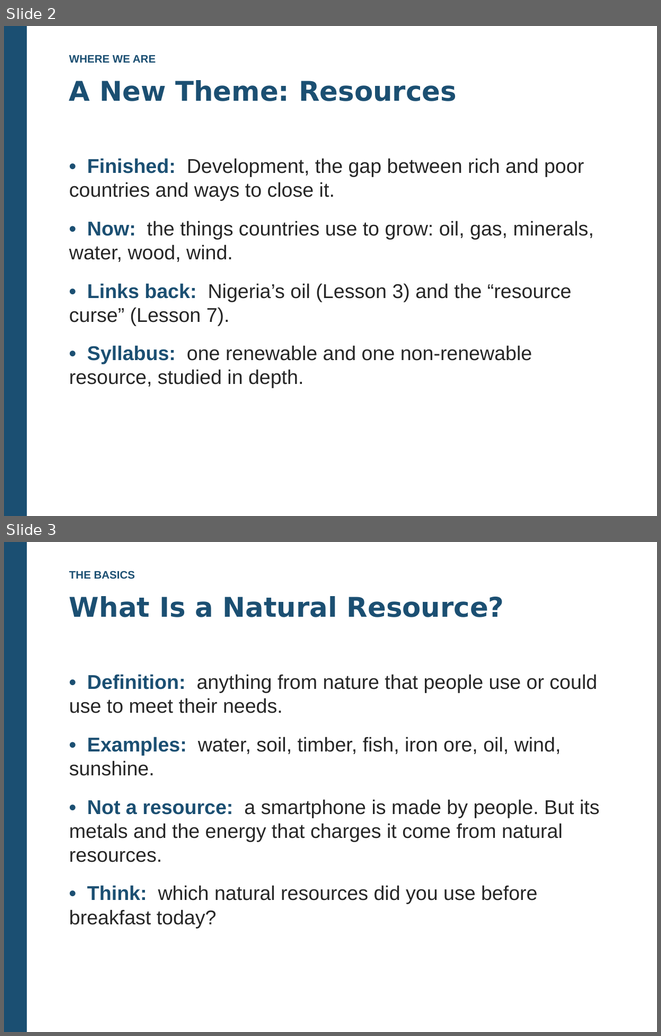
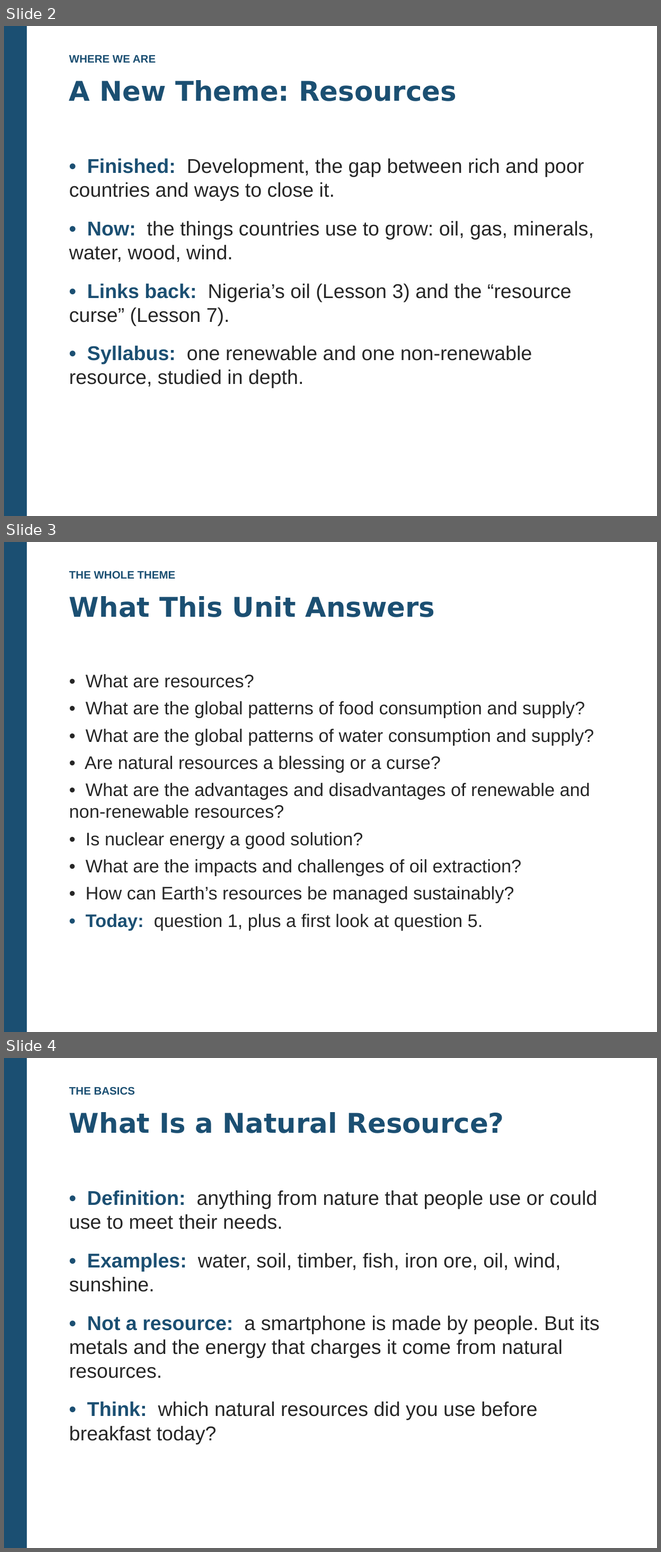
Before and after one commit to kalzei/seeh, a slide deck: materials/s6/geo/9.EN_Geo_NaturalResources_L9_WhatAreResources.pptx. Shown one above the other, each under a label of ours: slides 2 and 3 before the commit, slides 2, 3 and 4 after it. The pictures are 661x1036 and 661x1552 pixels, drawn with LibreOffice and Linux fonts; fonts in the diff are those of the drawing. Boxes give left, top, right and bottom in pixels: in the first picture for what was removed or moved away, otherwise in the second. Text is boxed around its words. In the diff, an @@ line names an element or a change of style, - is before the commit and + after.

```diff
--- a/materials/s6/geo/9.EN_Geo_NaturalResources_L9_WhatAreResources.pptx
+++ b/materials/s6/geo/9.EN_Geo_NaturalResources_L9_WhatAreResources.pptx
@@ slide 3 added at (4, 542, 657, 1032), background #FFFFFF @@
@@ rectangle added at (4, 542, 27, 1032), fill #1B4F72 @@
@@ text added at (69, 571, 176, 579), 12 pt, text #1B4F72, bold @@
+THE WHOLE THEME
@@ text added at (69, 596, 435, 617), 30 pt, text #1B4F72, bold @@
+What This Unit Answers
@@ text added at (69, 674, 594, 930), 20 pt, text #262626 @@
+• What are resources?
+• What are the global patterns of food consumption and supply?
+• What are the global patterns of water consumption and supply?
+• Are natural resources a blessing or a curse?
+• What are the advantages and disadvantages of renewable and non-renewable resources?
+• Is nuclear energy a good solution?
+• What are the impacts and challenges of oil extraction?
+• How can Earth’s resources be managed sustainably?
+• Today: question 1, plus a first look at question 5.
@@ what was slide 3 is now slide 4 @@
```
Also in this commit, not shown: 11 other slides added, 1 other file.
